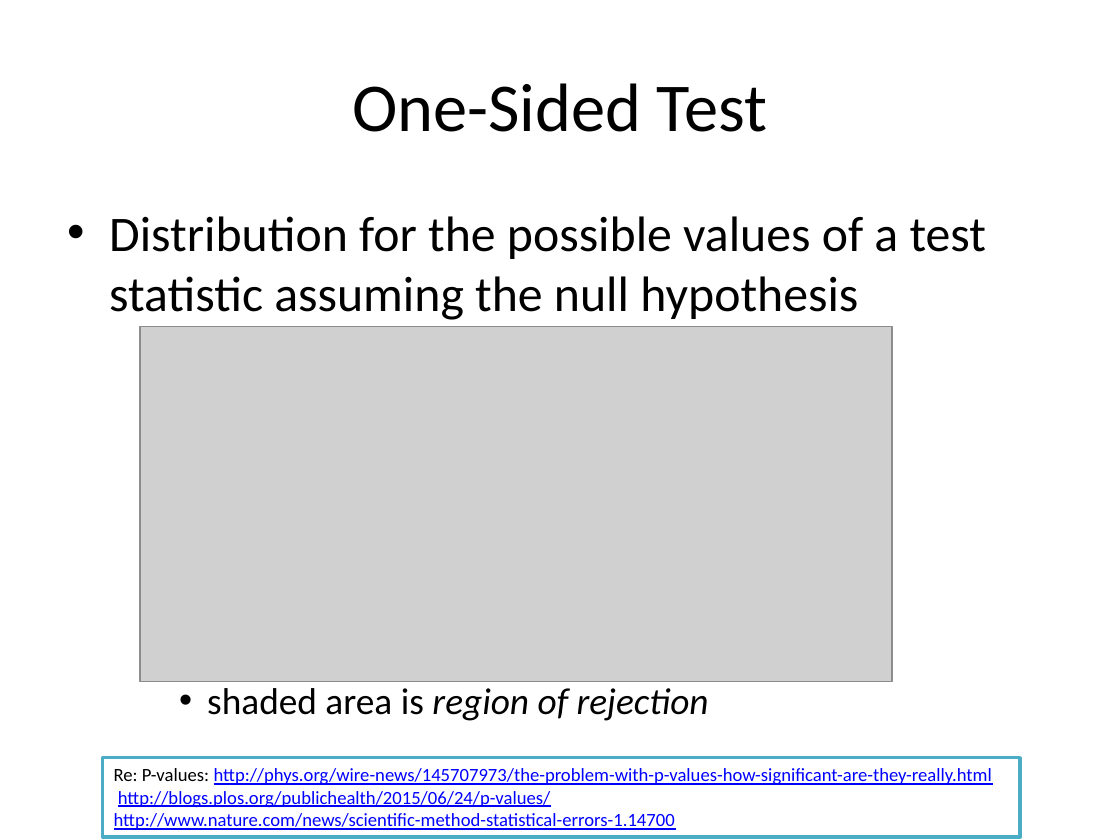
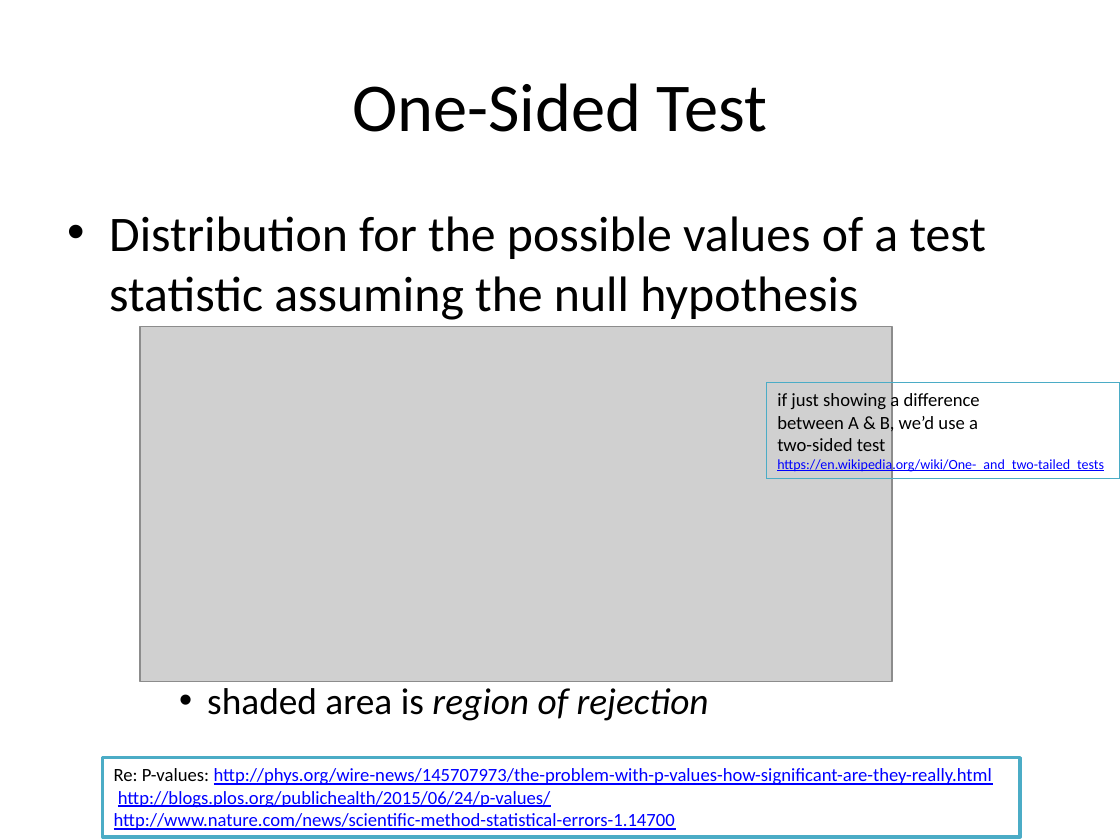
Before and after one commit to phvargas/cs834-f16, a slide deck: slide 45 of slides/chap8-mln.pptx. Drawn at 1120x840 pixels with LibreOffice and Linux fonts; fonts in the diff are those of the drawing; grey boxes stand for pictures. Boxes give left, top, right and bottom in pixels: in the first picture for what was removed or moved away, otherwise in the second. Text is boxed around its words. In the diff, an @@ line names an element or a change of style, - is before the commit and + after.

```diff
--- a/slides/chap8-mln.pptx
+++ b/slides/chap8-mln.pptx
@@ rectangle added at (766,383,1120,479), outline #4BACC6 0.75 pt, 12 pt, text #000000 @@
+if just showing a difference
+between A & B, we’d use a
+two-sided test
+https://en.wikipedia.org/wiki/One-_and_two-tailed_tests
```
Also in this commit, not shown: 1 other slide changed.
